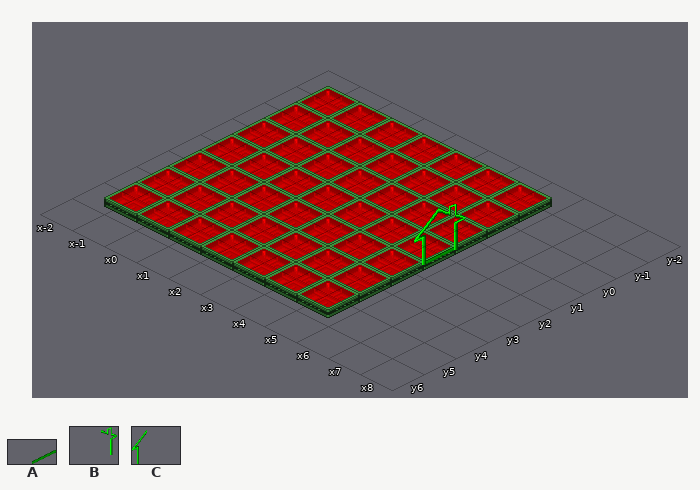
Level history. Tiled map: server/areas/bulletinboards_0.tmx. That is the earlier state.
Cells are 64x32 px. Isometric: x runs down to the right, y down to the left. Shown: x -2..8, y -2..6.
Key: from "House Frame - Base": A 0 flipped left-right; from "House Frame - Side A": B 5 flipped left-right; from "House Frame - Side B": C 5 flipped left-right.
Objects are placed by the point they stand on, in cells (3,4 is the top-left corner of cell 3,4); size is 1x1 cell unless given.
Layers that did not change in this view are not listed.
Objects on layer "Floor 1 #2" before:
A "Exit to Rey's HP" at 6.1,3.1
B at 6.7,3.5 size 1.2x1.9
C at 7.6,3.5 size 1.2x1.9
Now the later version:
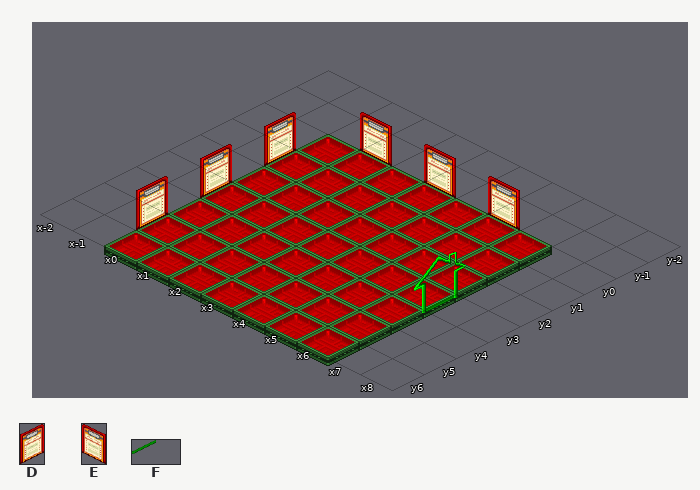
Further tiles: from "Bulletin Board": D 0, E 0 flipped left-right; from "House Frame - Base": F 0 flipped up-down.
The edit:
{"change": "layer \"Floor 1\" offset 0,-48 -> 0,0 px"}
{"change": "layer \"Floor 1 #2\" offset 0,-48 -> 0,0 px"}
{"where": "layer \"Floor 1 #2\""}
{"now": "E \"Battle Chips\" at 1.2,-0.3 size 0.5x1.7"}
{"now": "E \"News & Info\" at 3.2,-0.3 size 0.5x1.7"}
{"now": "E \"Mysteries & Conspiracies\" at 5.2,-0.3 size 0.5x1.7"}
{"now": "D \"Navi Customization\" at -0.3,1.2 size 0.5x1.7"}
{"now": "F at 7,3"}
{"now": "D \"Net Battling\" at -0.3,3.2 size 0.5x1.7"}
{"now": "D \"Help Desk\" at -0.3,5.2 size 0.5x1.7"}
{"was": "A \"Exit to Rey's HP\" at 6.1,3.1"}
